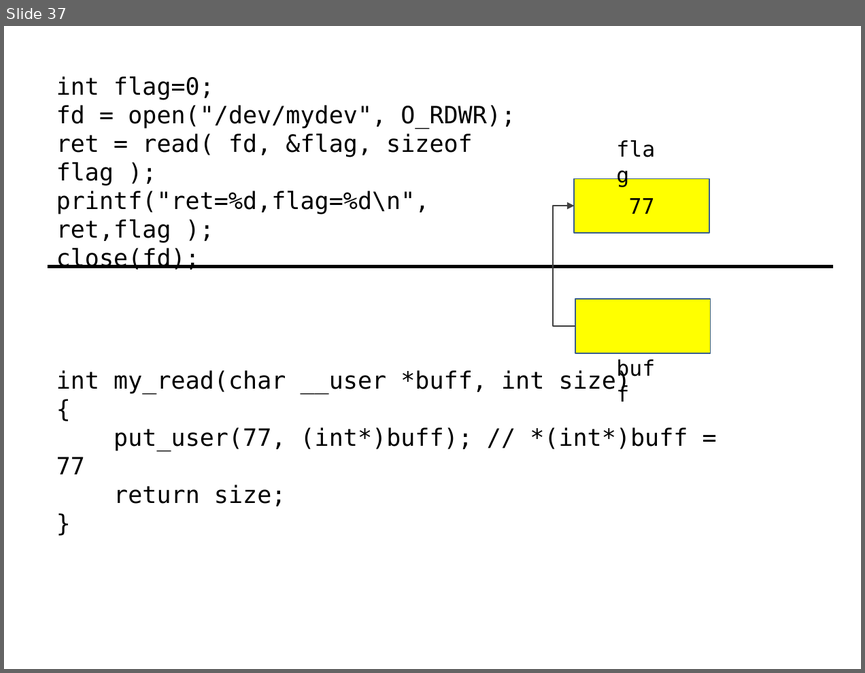
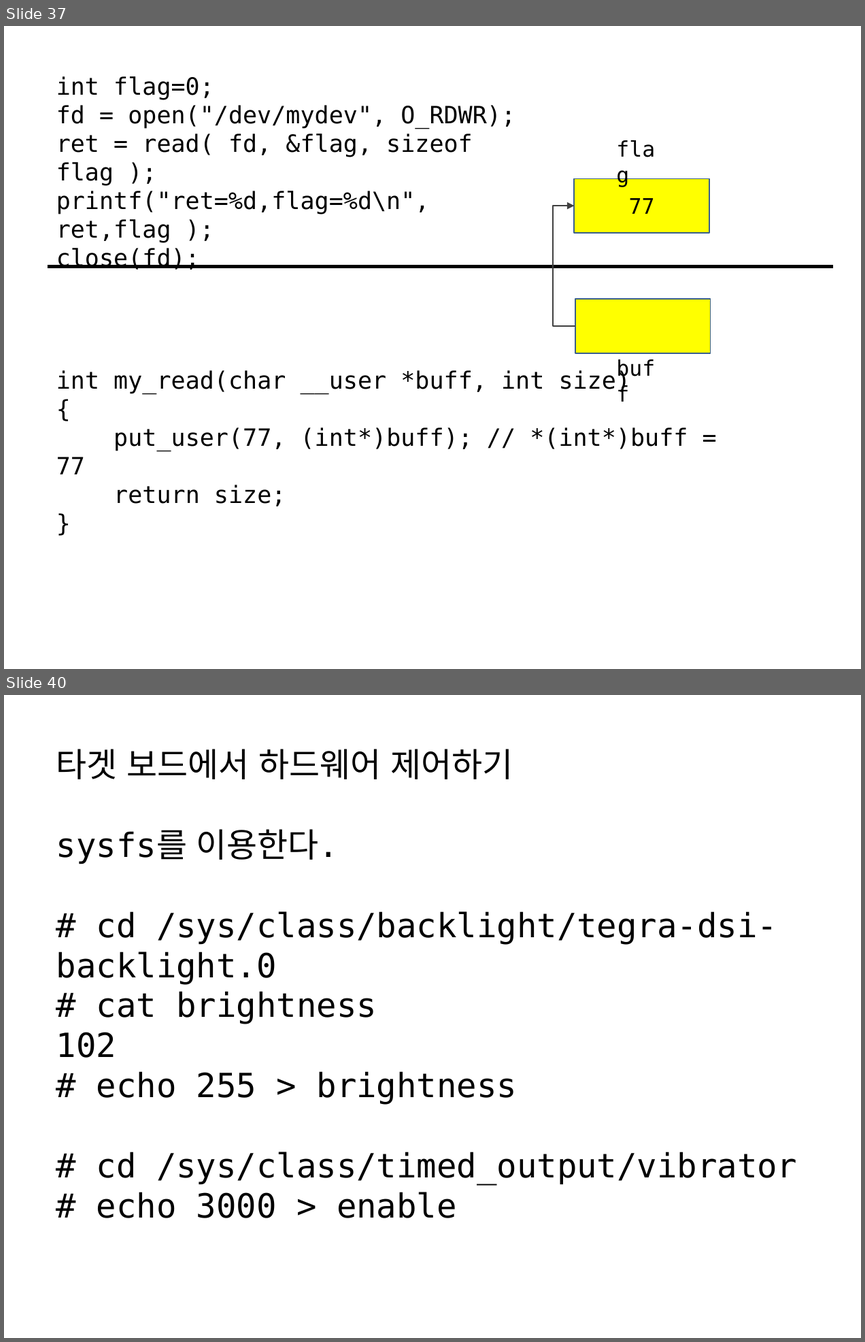
Before and after one commit to imguru-mooc/android-kernel, a slide deck: 03_day.pptx. Shown one above the other, each under a label of ours: slide 37 before the commit, slides 37 and 40 after it; the slides between them are not shown. The pictures are 865x673 and 865x1342 pixels, drawn with LibreOffice and Linux fonts; fonts in the diff are those of the drawing. Boxes give left, top, right and bottom in pixels: in the first picture for what was removed or moved away, otherwise in the second. Text is boxed around its words. In the diff, an @@ line names an element or a change of style, - is before the commit and + after.

```diff
--- a/03_day.pptx
+++ b/03_day.pptx
@@ slide 40 added at (4,695,861,1338), background #FFFFFF @@
@@ text added at (56,749,797,1185), 28 pt, text #000000 @@
+타겟 보드에서 하드웨어 제어하기
+sysfs를 이용한다.
+# cd /sys/class/backlight/tegra-dsi-backlight.0
+# cat brightness
+102
+# echo 255 > brightness
+# cd /sys/class/timed_output/vibrator
+# echo 3000 > enable
```
Also in this commit, not shown: 4 other slides added.
